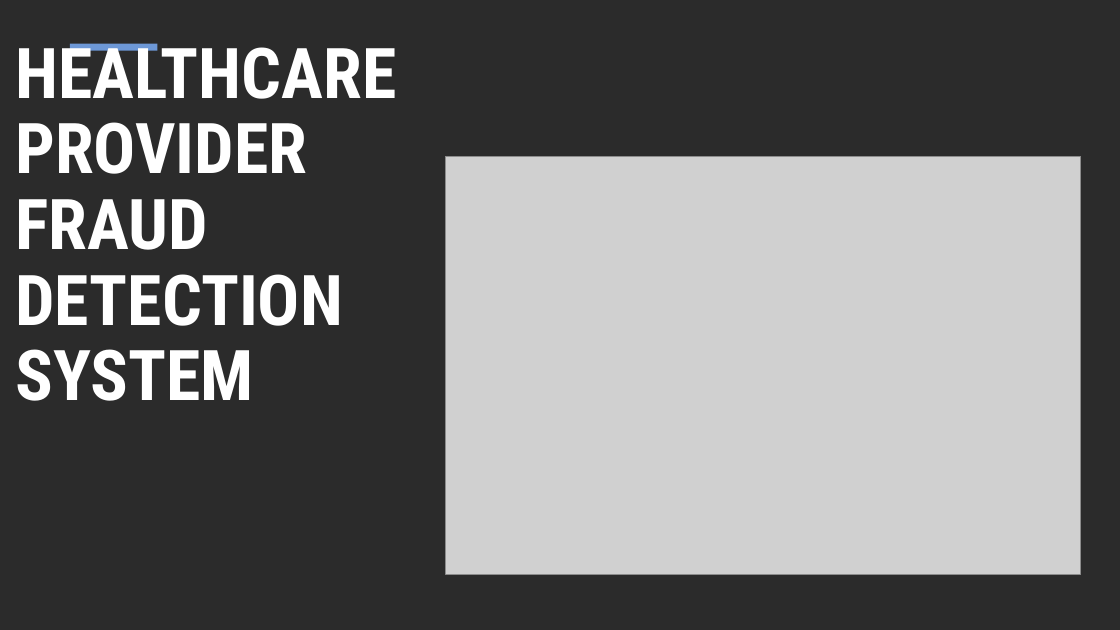
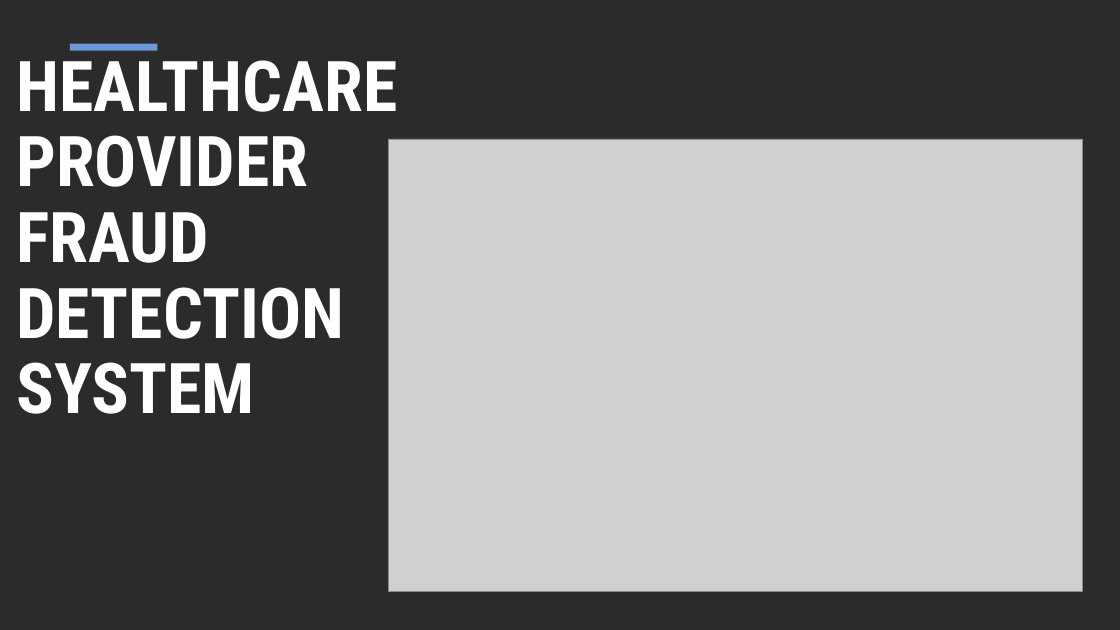
Before and after one commit to Ali-Tharwat/fraud_detection_project, a slide deck: slide 1 of reports/presentation.pptx. Drawn at 1120x630 pixels with LibreOffice and Linux fonts; fonts in the diff are those of the drawing; grey boxes stand for pictures; background and template pictures are left out; a plain dark background stands for a picture behind light text. Boxes give left, top, right and bottom in pixels: in the first picture for what was removed or moved away, otherwise in the second. Text is boxed around its words. In the diff, an @@ line names an element or a change of style, - is before the commit and + after.

```diff
--- a/reports/presentation.pptx
+++ b/reports/presentation.pptx
@@ text "HEALTHCARE PROVIDER FRAUD DETECTION SYSTEM" rewrapped from [15, 43, 396, 401] to [16, 47, 397, 414] @@
@@ picture: place and size @@
-picture at [446, 156, 1081, 574]
+picture at [389, 139, 1083, 591]
```
Also in this commit, not shown: 20 other slides changed, 5 slides added, 1 slide removed, 1 other file.
